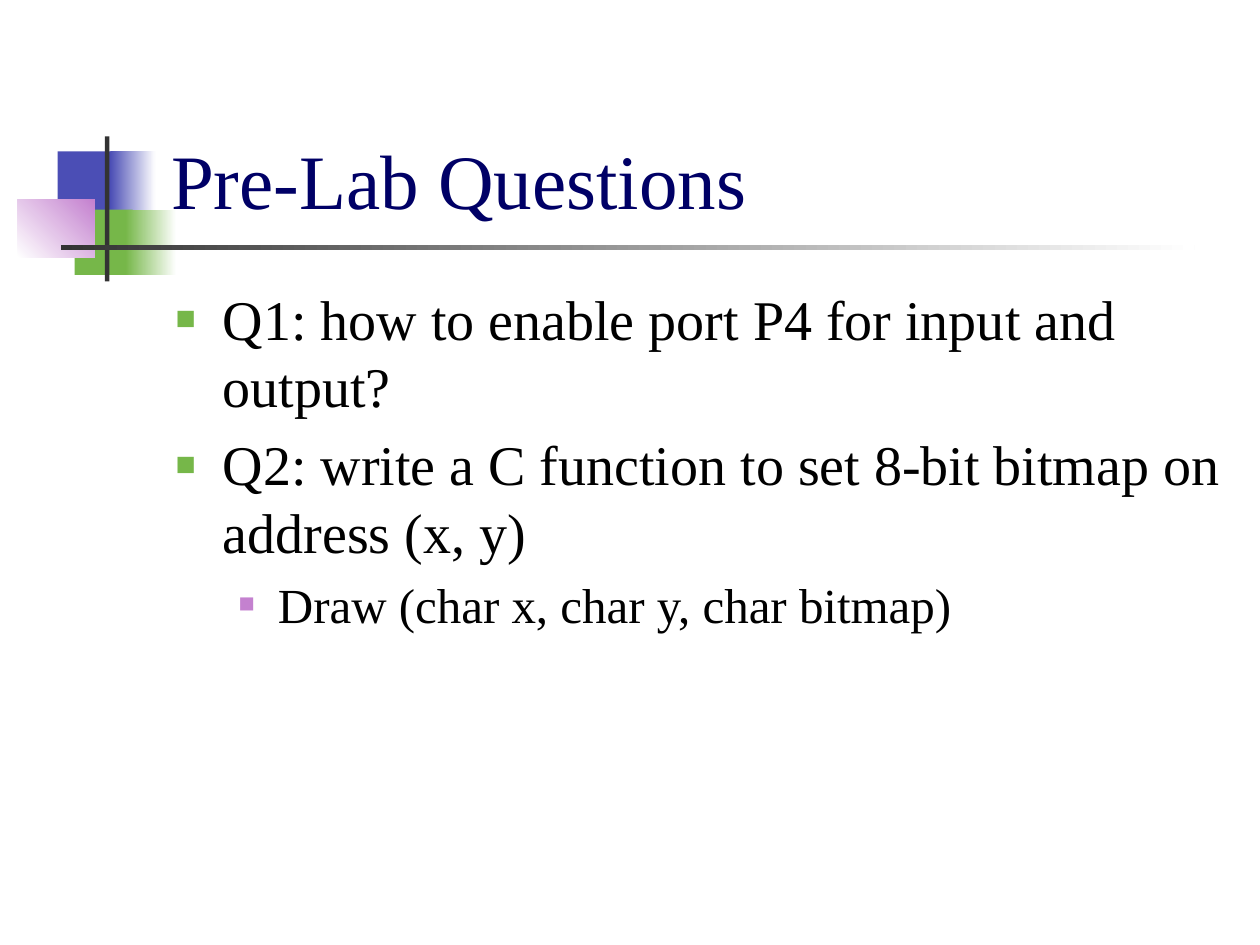
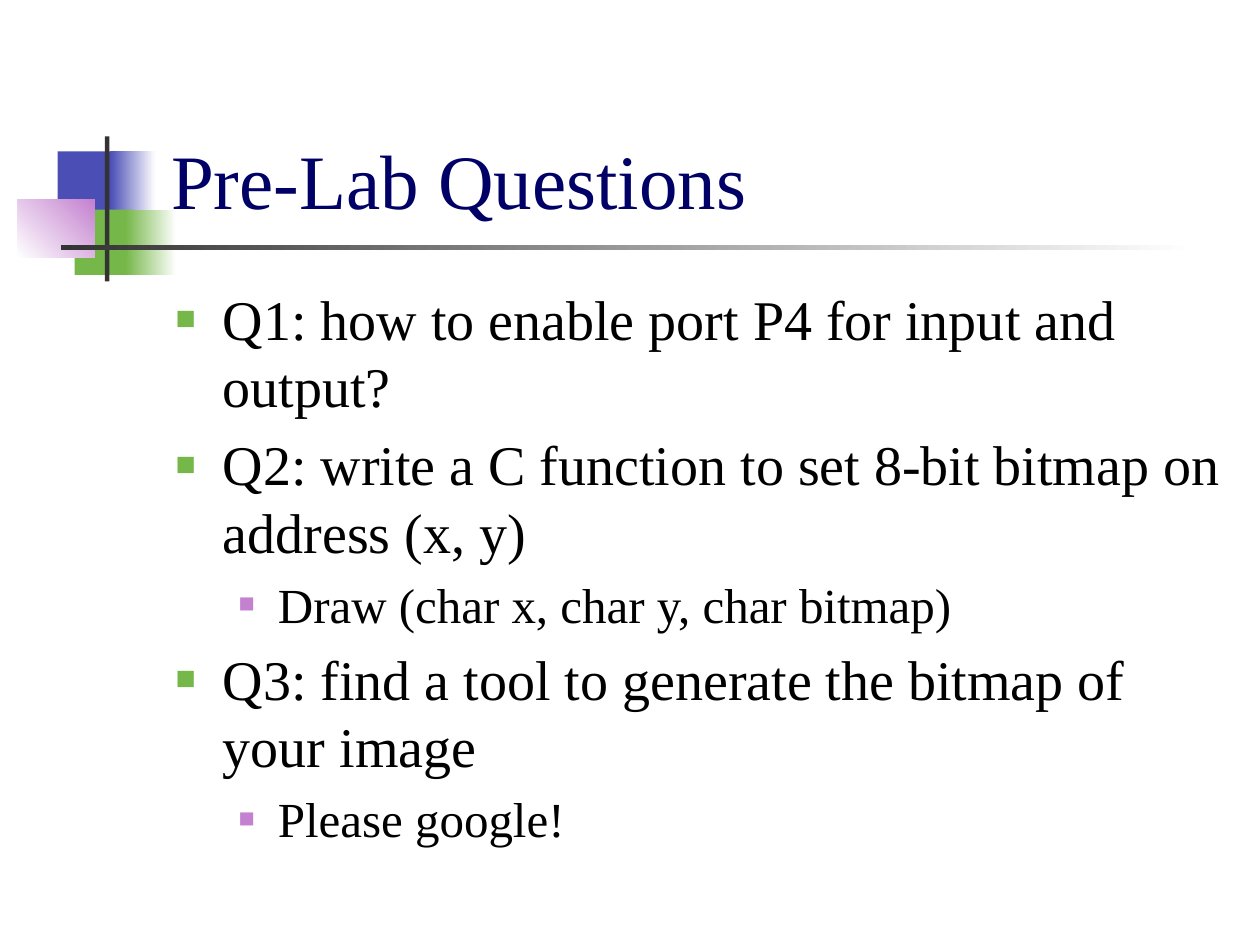
Before and after one commit to CGUSystemCourses/MicroProcessorsLab-2015, a slide deck: slide 15 of Labs/Lab06-Graphics_LCD/Lab06-Graphics_LCD.pptx. Drawn at 1260x945 pixels with LibreOffice and Linux fonts; fonts in the diff are those of the drawing. Boxes give left, top, right and bottom in pixels: in the first picture for what was removed or moved away, otherwise in the second. Text is boxed around its words. In the diff, an @@ line names an element or a change of style, - is before the commit and + after.

```diff
--- a/Labs/Lab06-Graphics_LCD/Lab06-Graphics_LCD.pptx
+++ b/Labs/Lab06-Graphics_LCD/Lab06-Graphics_LCD.pptx
@@ text at box(223, 660, 1125, 847): paragraphs added @@
+■ Q3: find a tool to generate the bitmap of your image
+  ■ Please google!
```
Also in this commit, not shown: 1 other slide changed, 2 other files.
